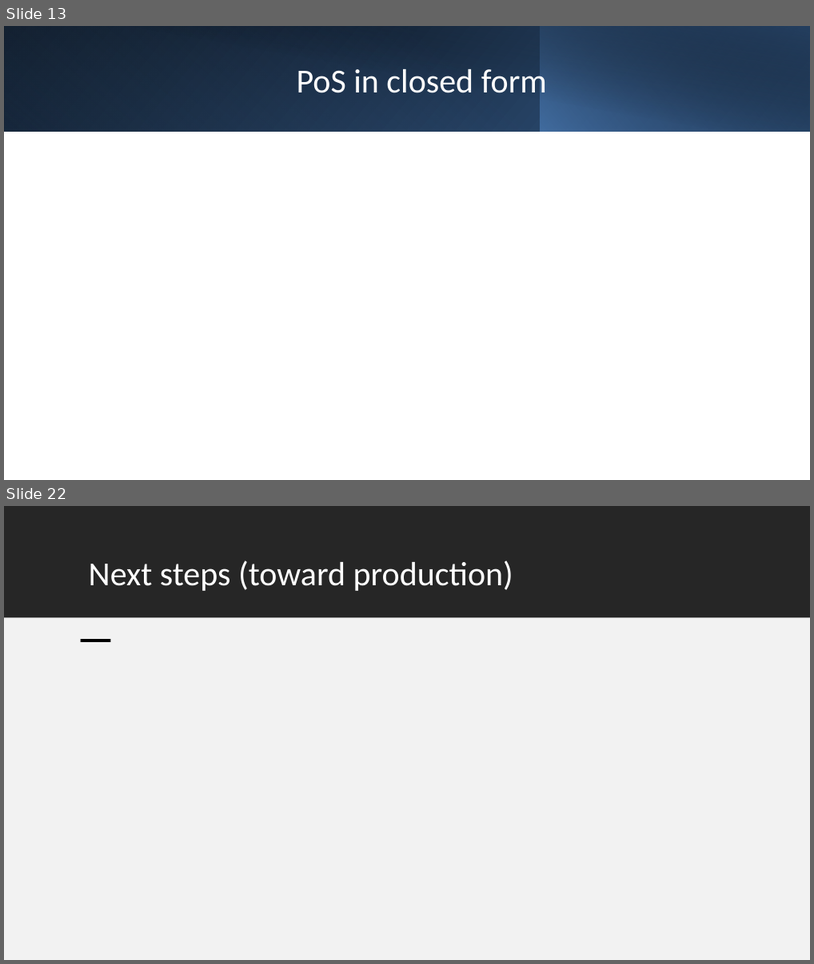
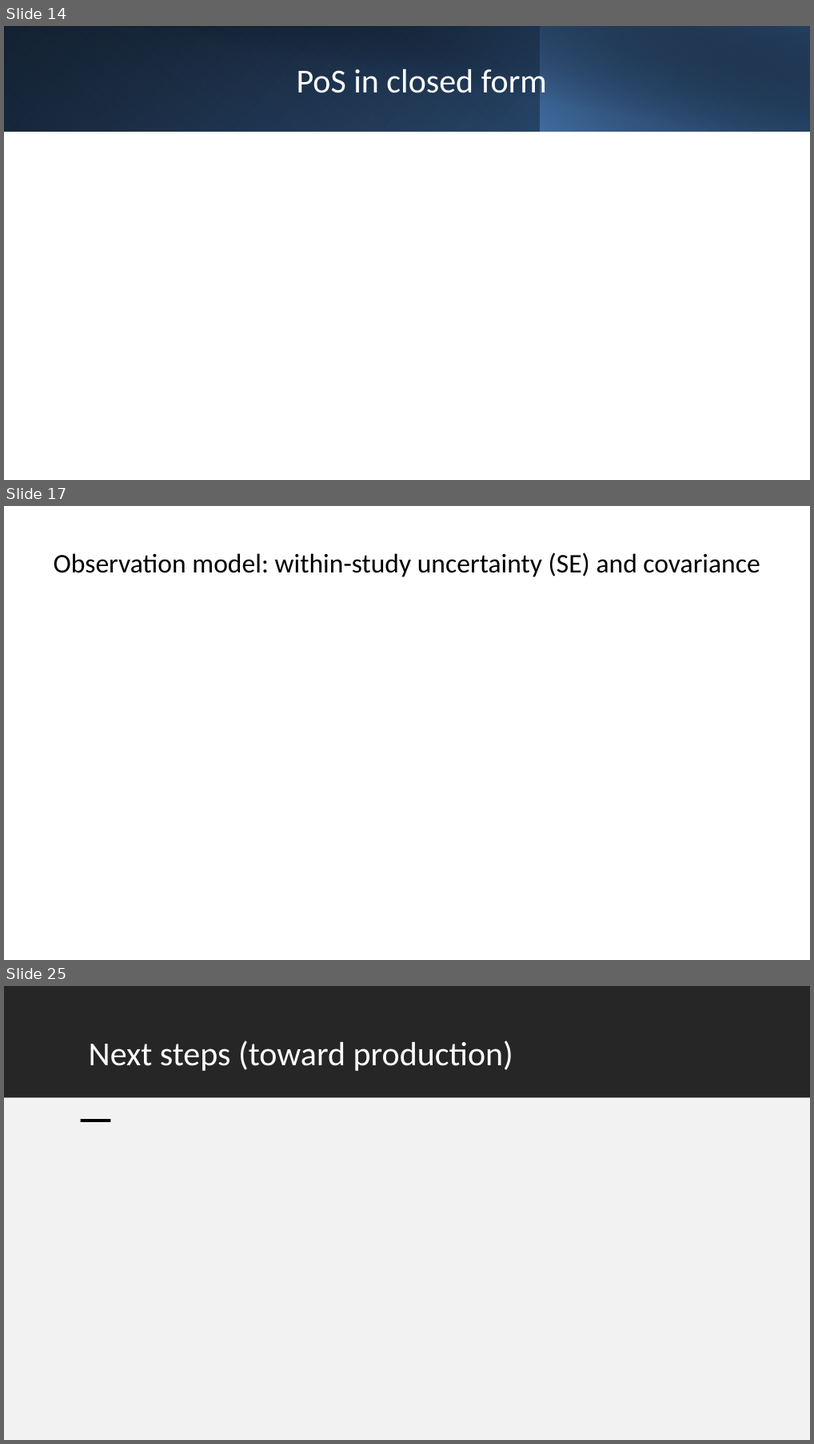
Before and after one commit to JinjieChen19/POS-simulation, a slide deck: PoS draft.pptx. Shown one above the other, each under a label of ours: slides 13 and 22 before the commit, slides 14, 17 and 25 after it; the slides between them are not shown. The pictures are 814x964 and 814x1444 pixels, drawn with LibreOffice and Linux fonts; fonts in the diff are those of the drawing; grey boxes stand for pictures. Boxes give left, top, right and bottom in pixels: in the first picture for what was removed or moved away, otherwise in the second. Text is boxed around its words. In the diff, an @@ line names an element or a change of style, - is before the commit and + after.

```diff
--- a/PoS draft.pptx
+++ b/PoS draft.pptx
@@ slide 17 added at (4, 506, 810, 960), background #FFFFFF @@
@@ title added at (54, 552, 760, 577), 24 pt, text #000000 @@
+Observation model: within-study uncertainty (SE) and covariance
@@ what was slide 13 is now slide 14 @@
@@ what was slide 22 is now slide 25 @@
```
Also in this commit, not shown: 7 slides changed, 6 other slides added, 1 slide removed, 1 other file.
